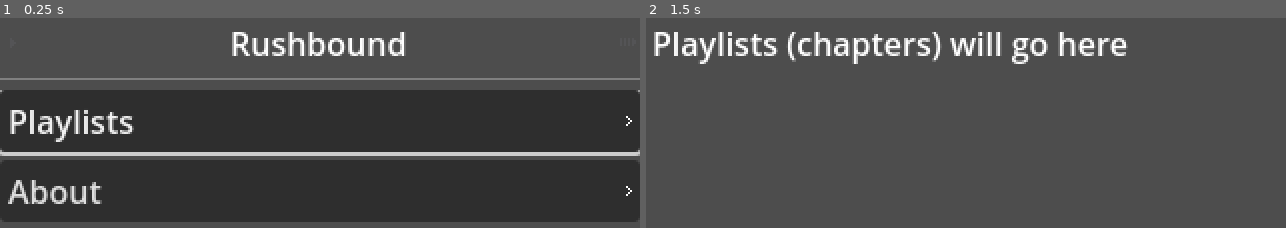
Above: before the commit, frames 1-2 (left to right).
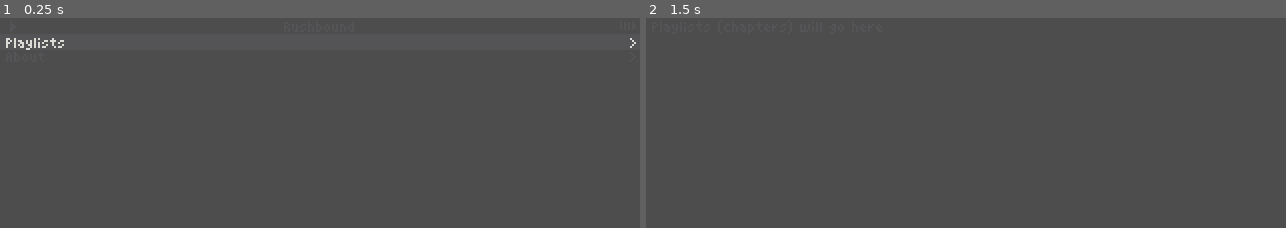
Above: after the commit, the same moments.

Repository: ayoreis/rushbound
Game: Godot game, scene res://main_menu.tscn
Same seed, same stepped clock (60 frames per second), same inputs: the game is played once before the commit and once after it. Before the commit the project has no main scene; this scene is started directly in both runs.
Inputs:
- Up to frame 1 (0.25 s): no input
- Up to frame 2 (1.5 s): click "Playlists" at 0.5 s; tap Enter (ui_accept) at 1.25, 1.35 s

The runs differ from the first frame. In frame 1, 63% of the frame differs, in the area x 0-100%, y 6-98%; in frame 2, 4.0%.

Commit message:
Create base scene with main menu and beat label

Diff:
--- /dev/null
+++ b/beat_label.gd
@@ -0,0 +1,16 @@
+extends CanvasLayer
+
+const TIMING_WINDOW := 0.15
+
+@onready var player := $"../AudioStreamPlayer" as AudioStreamPlayer
+@onready var label := $CenterContainer/Label as Label
+
+
+func _process(_delta: float) -> void:
+	var time := player.get_playback_position() + AudioServer.get_time_since_last_mix() - AudioServer.get_output_latency()
+	var stream := player.stream as AudioStreamMP3
+	var beat_duration := 60 / stream.bpm
+	var closest_beat := floorf(time / beat_duration) * beat_duration
+
+	if Input.is_action_just_pressed("ui_accept"):
+		label.text = "%s beat" % ("On" if abs(time - closest_beat) < TIMING_WINDOW else "Off")
--- /dev/null
+++ b/beat_label.tscn
@@ -0,0 +1,23 @@
+[gd_scene load_steps=3 format=3 uid="uid://pn3vm7rhopj3"]
+
+[ext_resource type="Script" uid="uid://tp6tygrfxwmm" path="res://beat_label.gd" id="1_o52wo"]
+
+[sub_resource type="LabelSettings" id="LabelSettings_7pqif"]
+line_spacing = 1.0
+
+[node name="BeatLabel" type="CanvasLayer"]
+script = ExtResource("1_o52wo")
+
+[node name="CenterContainer" type="CenterContainer" parent="."]
+anchors_preset = 15
+anchor_right = 1.0
+anchor_bottom = 1.0
+grow_horizontal = 2
+grow_vertical = 2
+
+[node name="Label" type="Label" parent="CenterContainer"]
+layout_mode = 2
+text = "Press ui_accept within 150ms of the beat
+(try ui_cancel too)"
+label_settings = SubResource("LabelSettings_7pqif")
+horizontal_alignment = 1
--- /dev/null
+++ b/node.gd
@@ -0,0 +1,17 @@
+extends Node
+
+var playback_position := 0.0
+
+@onready var animation_player := $AnimationPlayer as AnimationPlayer
+@onready var audio_stream_player := $AudioStreamPlayer as AudioStreamPlayer
+
+
+func _process(_delta: float) -> void:
+	if Input.is_action_just_pressed("ui_cancel") and not animation_player.is_playing():
+		if animation_player.current_animation_position == 0:
+			playback_position = audio_stream_player.get_playback_position()
+			audio_stream_player.stop()
+			animation_player.play("new_animation")
+		else:
+			audio_stream_player.play(playback_position)
+			animation_player.play_backwards("new_animation")
--- /dev/null
+++ b/node.tscn
@@ -0,0 +1,62 @@
+[gd_scene load_steps=8 format=3 uid="uid://bwktrilhxr5u0"]
+
+[ext_resource type="Script" uid="uid://b8ntqux71lguk" path="res://node.gd" id="1_j2q8x"]
+[ext_resource type="PackedScene" uid="uid://3yrtm6d30kfi" path="res://ipod.tscn" id="2_112p8"]
+[ext_resource type="AudioStream" uid="uid://d3jilq7li5isn" path="res://Michael Jackson - Billie Jean.mp3" id="2_e2u21"]
+[ext_resource type="PackedScene" uid="uid://pn3vm7rhopj3" path="res://beat_label.tscn" id="3_112p8"]
+
+[sub_resource type="Animation" id="Animation_0e48y"]
+length = 0.001
+tracks/0/type = "value"
+tracks/0/imported = false
+tracks/0/enabled = true
+tracks/0/path = NodePath(".:offset")
+tracks/0/interp = 1
+tracks/0/loop_wrap = true
+tracks/0/keys = {
+"times": PackedFloat32Array(0),
+"transitions": PackedFloat32Array(1),
+"update": 0,
+"values": [Vector2(0, 167)]
+}
+
+[sub_resource type="Animation" id="Animation_wtcfe"]
+resource_name = "new_animation"
+length = 0.2
+tracks/0/type = "value"
+tracks/0/imported = false
+tracks/0/enabled = true
+tracks/0/path = NodePath(".:offset")
+tracks/0/interp = 1
+tracks/0/loop_wrap = true
+tracks/0/keys = {
+"times": PackedFloat32Array(0, 0.2),
+"transitions": PackedFloat32Array(1, 1),
+"update": 0,
+"values": [Vector2(0, 167), Vector2(0, 0)]
+}
+
+[sub_resource type="AnimationLibrary" id="AnimationLibrary_0e48y"]
+_data = {
+&"RESET": SubResource("Animation_0e48y"),
+&"new_animation": SubResource("Animation_wtcfe")
+}
+
+[node name="Node" type="Node"]
+script = ExtResource("1_j2q8x")
+
+[node name="AudioStreamPlayer" type="AudioStreamPlayer" parent="."]
+stream = ExtResource("2_e2u21")
+autoplay = true
+
+[node name="AnimationPlayer" type="AnimationPlayer" parent="."]
+root_node = NodePath("../iPod")
+libraries = {
+&"": SubResource("AnimationLibrary_0e48y")
+}
+
+[node name="BeatLabel" parent="." instance=ExtResource("3_112p8")]
+
+[node name="iPod" parent="." instance=ExtResource("2_112p8")]
+offset = Vector2(0, 167)
+transform = Transform2D(1, 0, 0, 1, 0, 167)
--- a/project.godot
+++ b/project.godot
@@ -11,6 +11,7 @@
 [application]
 
 config/name="Rushbound"
+run/main_scene="uid://bwktrilhxr5u0"
 config/features=PackedStringArray("4.5", "GL Compatibility")
 
 [autoload]
@@ -37,6 +38,10 @@
 
 enabled=PackedStringArray("res://addons/godot_super-wakatime/plugin.cfg")
 
+[gui]
+
+theme/custom="uid://cr5eb43c1rn0t"
+
 [rendering]
 
 textures/canvas_textures/default_texture_filter=0
Not shown, added: Michael Jackson - Billie Jean.mp3.import
Not shown, added: beat_label.gd.uid
Not shown, added: node.gd.uid
Not shown, added: Michael Jackson - Billie Jean.mp3
